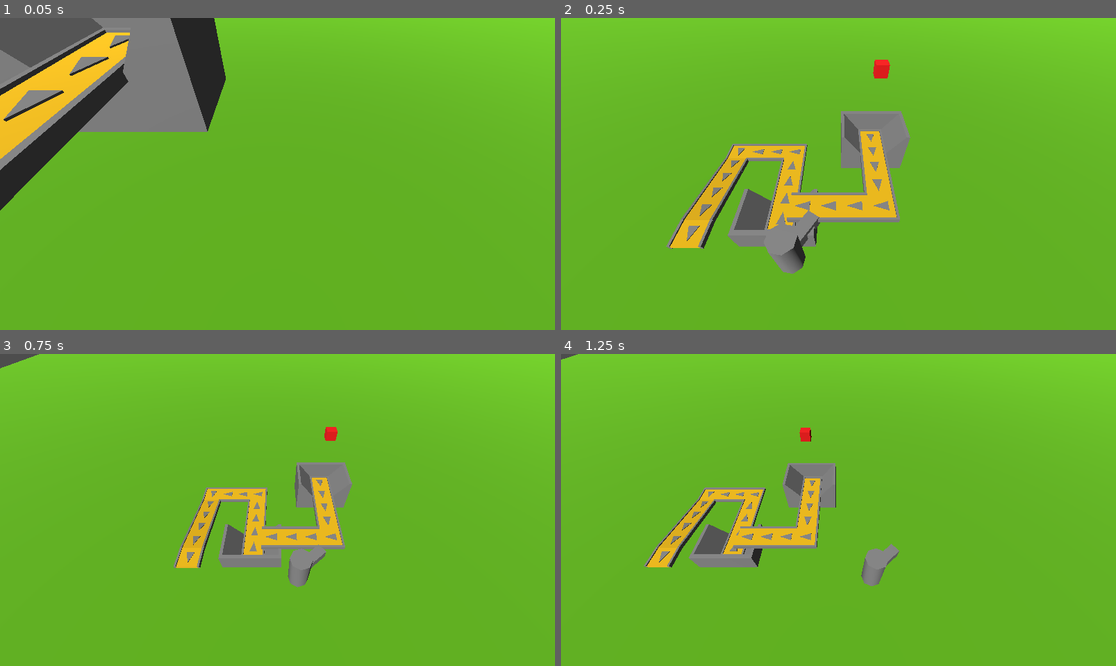
Above: before the commit, frames 1-4 (two rows, left to right).
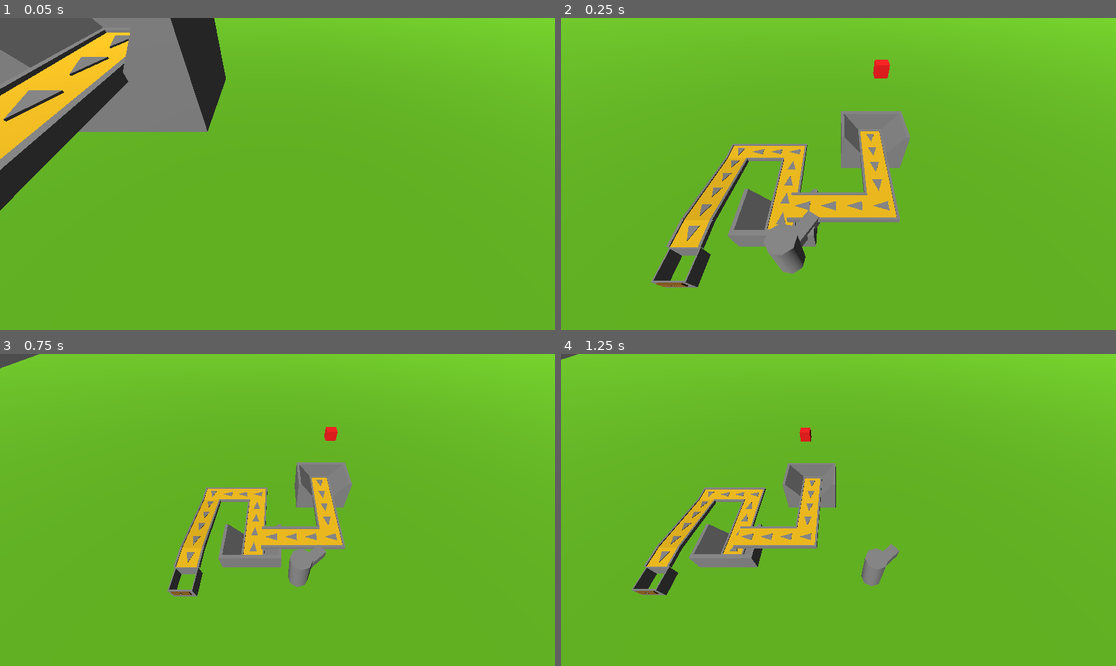
Above: after the commit, the same moments.

Repository: DallasHuff/gwj-89
Game: Godot game, scene res://levels/conveyor_test.tscn
Same seed, same stepped clock (60 frames per second), same inputs: the game is played once before the commit and once after it.
Inputs (mouse positions are in pixels of both pictures, inside the frame that each line leads up to):
- Up to frame 1 (0.05 s): no input
- Up to frame 2 (0.25 s): no input
- Up to frame 3 (0.75 s): move the mouse to (399, 494) at 0.52 s; press the mouse at (399, 494) at 0.53 s; hold D (right) from 0.53 s (still down)
- Up to frame 4 (1.25 s): keep holding D (right)

Frame 1 is identical in both runs. In frame 2, 0.8% of the frame differs, in the area x 16-28%, y 73-87%; in frame 3, 0.4%; in frame 4, 0.5%.

Commit message:
added hopper to test level

Diff:
--- a/levels/conveyor_test.tscn
+++ b/levels/conveyor_test.tscn
@@ -1,10 +1,11 @@
 [gd_scene format=3 uid="uid://c11aewuhd8ifn"]
 
 [ext_resource type="PackedScene" uid="uid://dksqsb7ouxc4c" path="res://entities/player/player.tscn" id="1_mesa8"]
-[ext_resource type="Script" uid="uid://b2b65lfxuh6ri" path="res://levels/level.gd" id="1_sauko"]
+[ext_resource type="Script" path="res://levels/level.gd" id="1_sauko"]
 [ext_resource type="PackedScene" uid="uid://0y1s4ra8pfw" path="res://entities/conveyor/straight_conveyor.tscn" id="2_qxn8h"]
 [ext_resource type="PackedScene" uid="uid://gdv62oa7bqy0" path="res://entities/spawner/spawner.tscn" id="3_5kb2l"]
 [ext_resource type="Script" uid="uid://dw5i7nu67h2df" path="res://levels/components/ray_camera.gd" id="4_exgr7"]
+[ext_resource type="PackedScene" uid="uid://cr6hleb1ryg5e" path="res://entities/hopper/hopper.tscn" id="6_e875t"]
 
 [sub_resource type="Environment" id="Environment_h8bs1"]
 
@@ -143,3 +144,6 @@
 unique_name_in_owner = true
 script = ExtResource("4_exgr7")
 metadata/_custom_type_script = "uid://dw5i7nu67h2df"
+
+[node name="Hopper" parent="." unique_id=1611280198 instance=ExtResource("6_e875t")]
+transform = Transform3D(1, 0, 0, 0, 1, 0, 0, 0, 1, -12, 0.7683053, 4)
